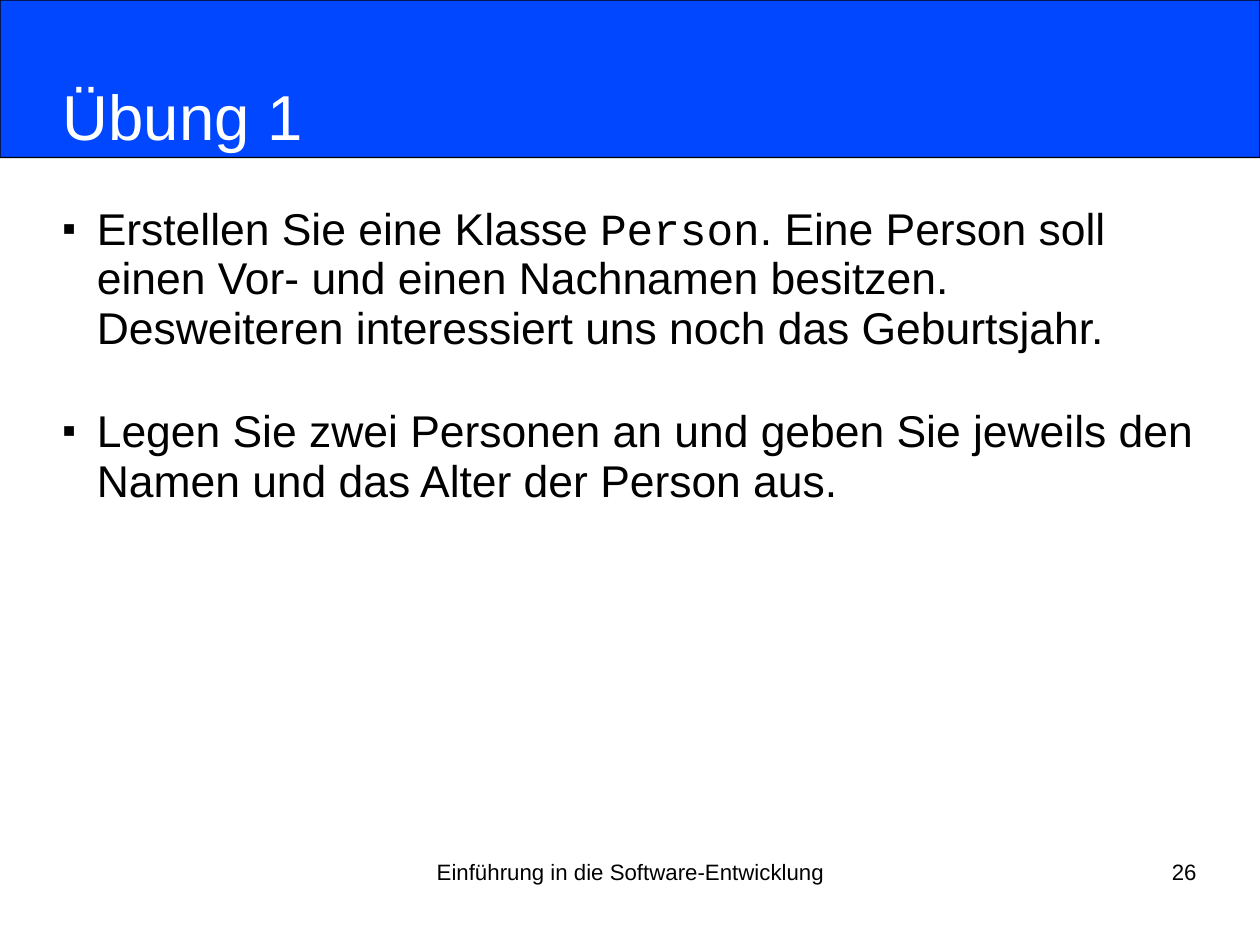
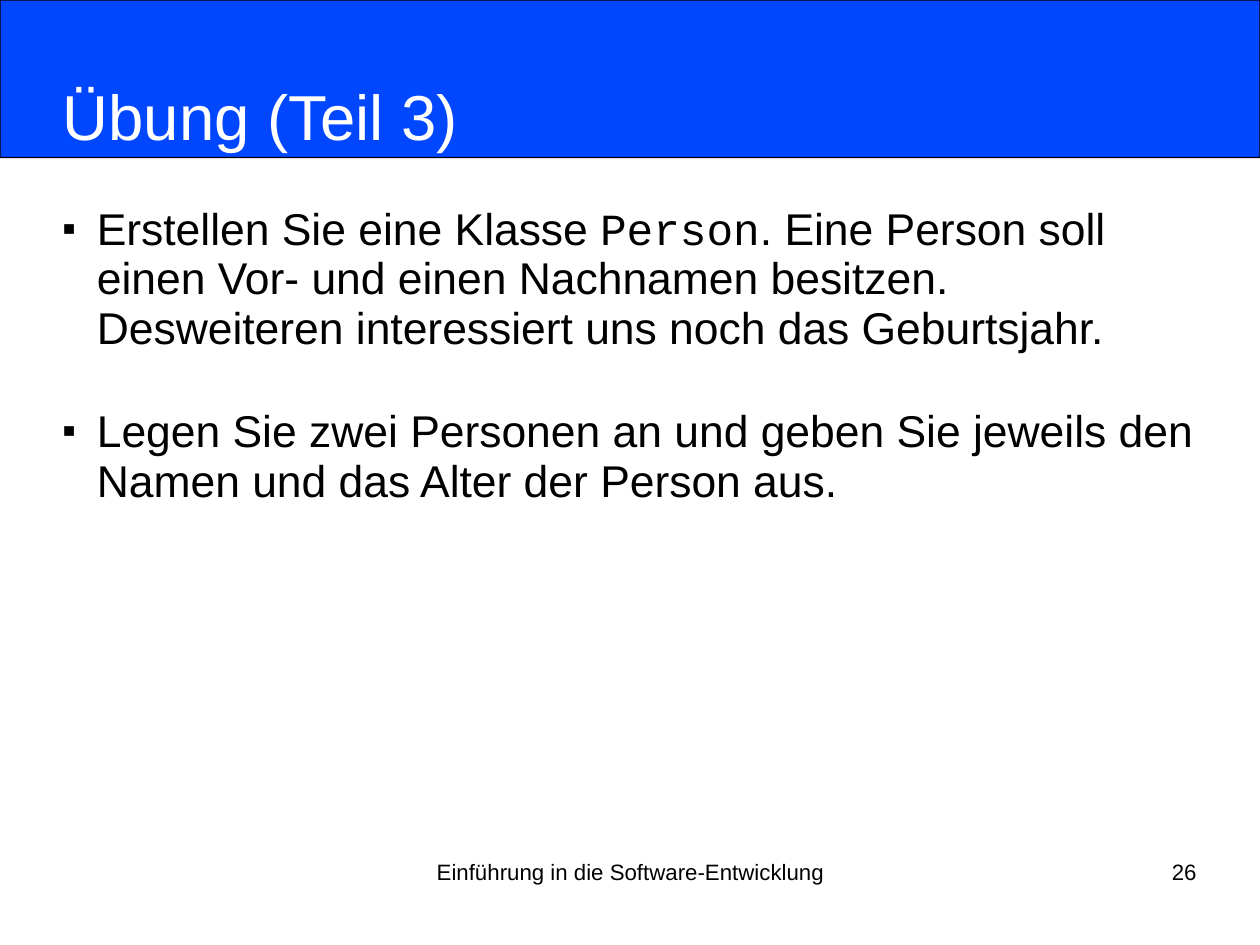
Before and after one commit to nordakademie-einfuehrung-java/vorlesungsskript, a slide deck: slide 26 of folien/Semester_03_Termin_07_Kapitel06.pptx. Drawn at 1260x945 pixels with LibreOffice and Linux fonts; fonts in the diff are those of the drawing. Boxes give left, top, right and bottom in pixels: in the first picture for what was removed or moved away, otherwise in the second. Text is boxed around its words. In the diff, an @@ line names an element or a change of style, - is before the commit and + after.

Commit message:
aufgabe in teil 1-6 zerlegt

```diff
--- a/folien/Semester_03_Termin_07_Kapitel06.pptx
+++ b/folien/Semester_03_Termin_07_Kapitel06.pptx
@@ title at [63,90,457,152]: text changed @@
-Übung 1
+Übung (Teil 3)
```
Also in this commit, not shown: 6 other slides changed.
